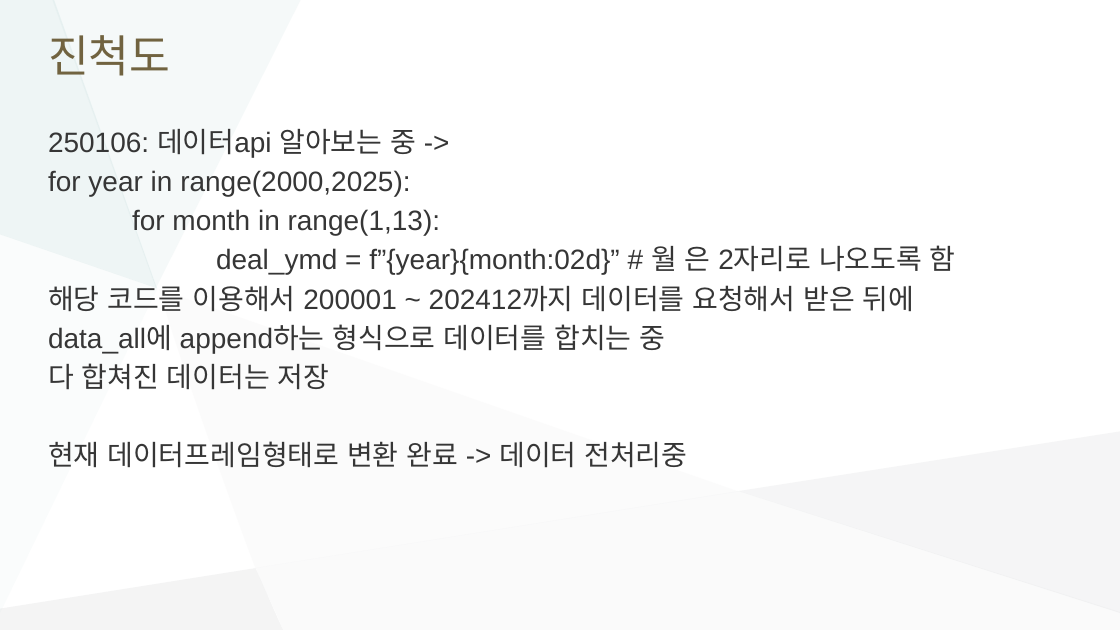
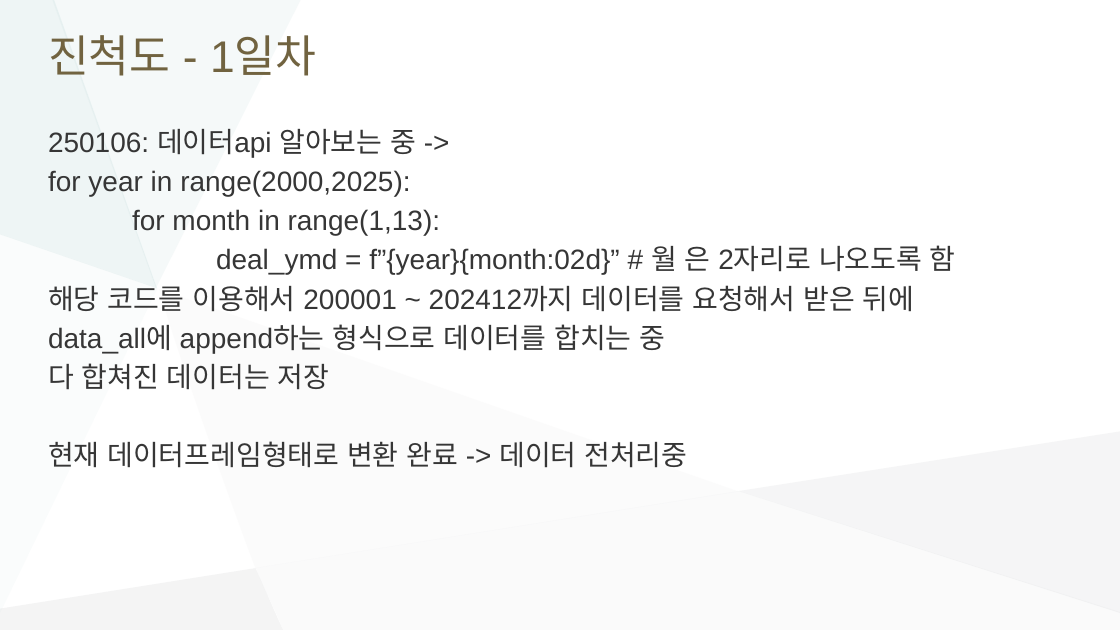
Before and after one commit to Salamamder/project_odyssey, a slide deck: slide 2 of 프로젝트.pptx. Drawn at 1120x630 pixels with LibreOffice and Linux fonts; fonts in the diff are those of the drawing. Boxes give left, top, right and bottom in pixels: in the first picture for what was removed or moved away, otherwise in the second. Text is boxed around its words. In the diff, an @@ line names an element or a change of style, - is before the commit and + after.

```diff
--- a/프로젝트.pptx
+++ b/프로젝트.pptx
@@ title at (48, 35, 316, 76): text changed @@
-진척도
+진척도 - 1일차
```
Also in this commit, not shown: 1 slide added.
